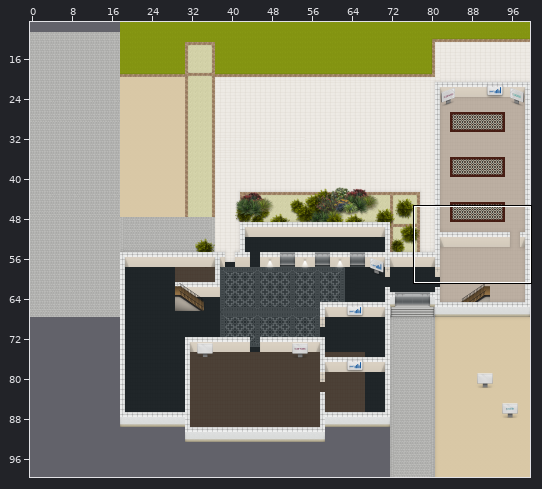
One commit to this Tiled map (JSON): map.tmj. The picture above shows the old version from afar; the outline marks the close-up.
Close-up. First the earlier version:
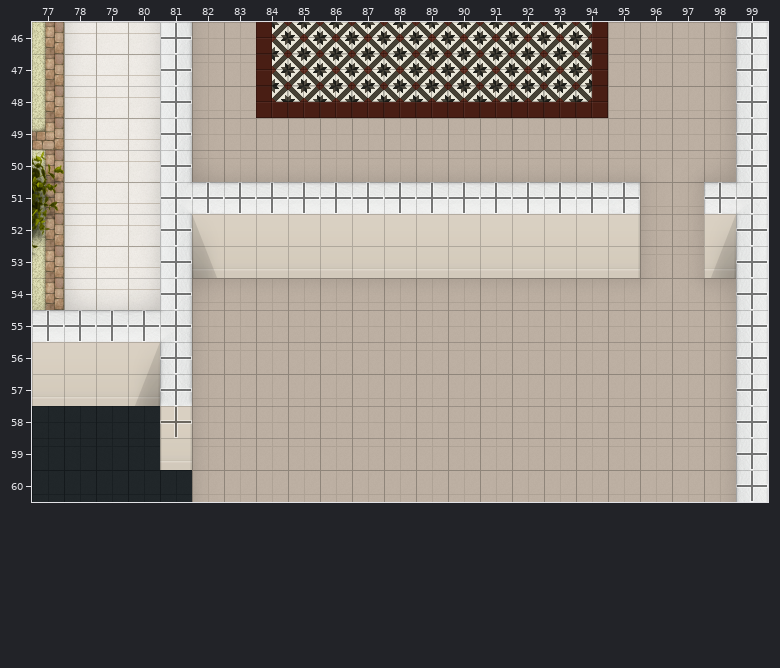
Cells are 32x32 px. Shown: x 77..99, y 46..60. The commit also changed other parts of the map, which this record leaves out.
New version:
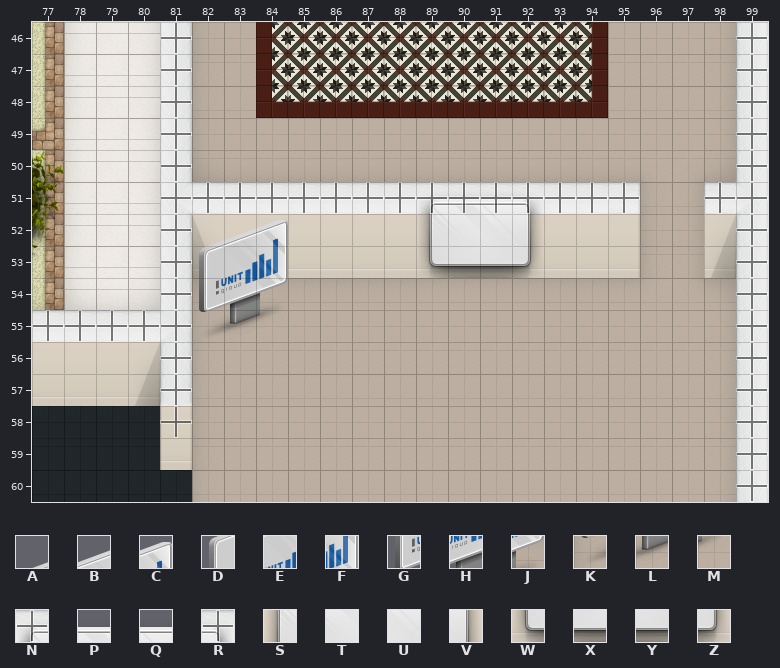
Key: from "group-Map-Textruren": A 1401, B 1402, C 1403, D 1441, E 1442, F 1443, G 1481, H 1482, J 1483, K 1524, L 1525, M 1526, N 1593, P 1594, Q 1595, R 1596, S 1633, T 1634, U 1635, V 1636, W 1673, X 1674, Y 1675, Z 1676.
_ is an empty cell.
Tiles of an added or newly shown layer are drawn over the layers below it.
See-through tiles are keyed as they look on the map.
The edit:
{"where": "layer \"Rooms/Screen1\" (added)"}
{"y":52,"x":82,"old":"___","new":"ABC"}
{"y":53,"x":82,"old":"___","new":"DEF"}
{"y":54,"x":82,"old":"___","new":"GHJ"}
{"y":55,"x":82,"old":"___","new":"KLM"}
{"where": "layer \"Rooms/Screen2\" (added)"}
{"y":51,"x":89,"old":"____","new":"NPQR"}
{"y":52,"x":89,"old":"_","new":"S"}
{"y":52,"x":92,"old":"_","new":"V"}
{"y":53,"x":89,"old":"____","new":"WXYZ"}
{"where": "layer \"Rooms/Screen-icap\" (added)"}
{"y":51,"x":89,"old":"____","new":"NPQR"}
{"y":52,"x":89,"old":"____","new":"STUV"}
{"y":53,"x":89,"old":"____","new":"WXYZ"}
